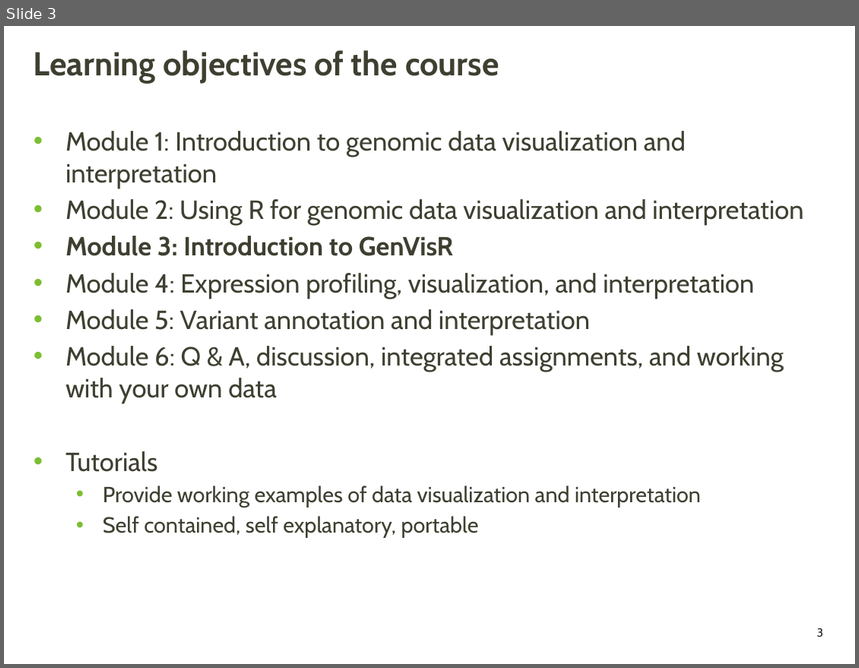
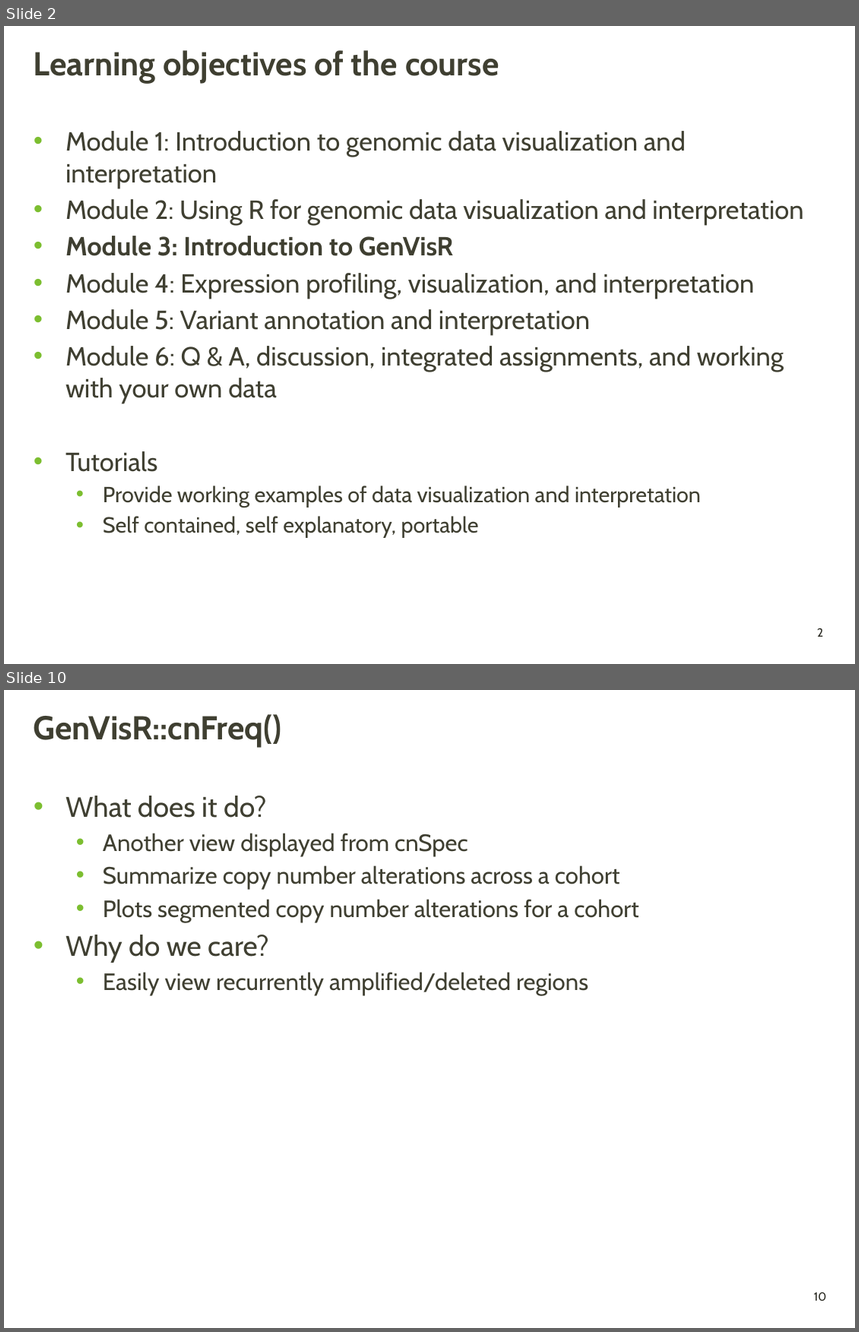
Before and after one commit to griffithlab/genviz.org, a slide deck: lectures/GenViz_Module3_Lecture.pptx. Shown one above the other, each under a label of ours: slide 3 before the commit, slides 2 and 10 after it; the slides between them are not shown. The pictures are 859x668 and 859x1332 pixels, drawn with LibreOffice and Linux fonts; fonts in the diff are those of the drawing; background and template pictures are left out. Boxes give left, top, right and bottom in pixels: in the first picture for what was removed or moved away, otherwise in the second. Text is boxed around its words. In the diff, an @@ line names an element or a change of style, - is before the commit and + after.

```diff
--- a/lectures/GenViz_Module3_Lecture.pptx
+++ b/lectures/GenViz_Module3_Lecture.pptx
@@ slide 10 added at (4,690,855,1328), background picture (left out); not listed: 1 template element that a slide beside it also shows @@
@@ title added at (34,714,282,748), 28 pt, text #3F3F32, bold @@
+GenVisR::cnFreq()
@@ text added at (66,796,639,996), 20 pt, text #3F3F32 @@
+• What does it do?
+  • Another view displayed from cnSpec
+  • Summarize copy number alterations across a cohort
+  • Plots segmented copy number alterations for a cohort
+• Why do we care?
+  • Easily view recurrently amplified/deleted regions
@@ what was slide 3 is now slide 2 @@
@@ page number at (817,629,823,637): text changed @@
-3
+2
```
Also in this commit, not shown: 1 slide changed, 15 other slides added, 1 slide removed.
